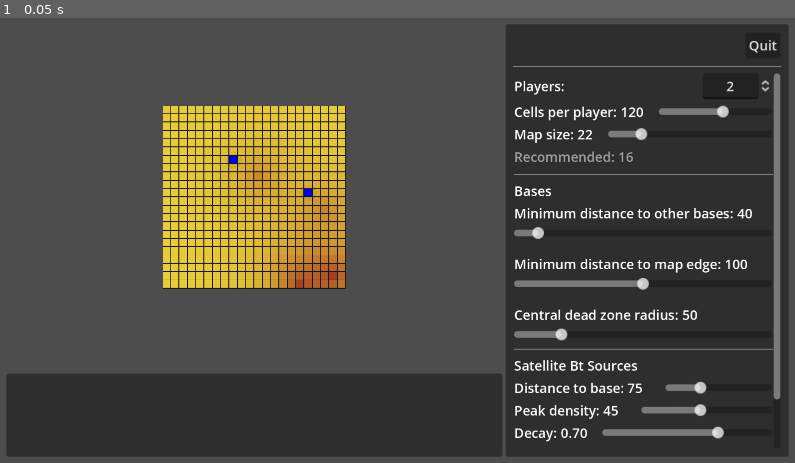
Above: before the commit, frame 1.
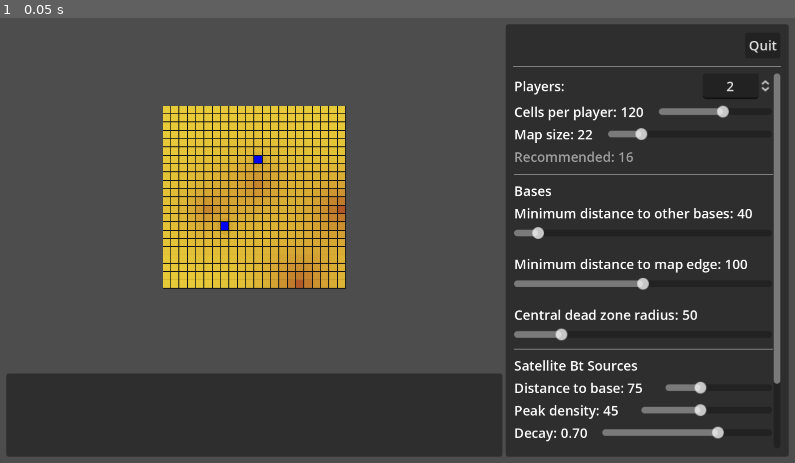
Above: after the commit, the same moment.

Repository: wadcom/kisarra-mapgen
Game: Godot game, scene res://main.tscn
Two runs of this game, one before a commit and one after it. Both use one fixed random seed, a clock stepped at 60 frames per second and the inputs below.
Inputs:
- Up to frame 1 (0.05 s): no input

The runs differ from the first frame. In frame 1, 0.9% of the frame differs, in the area x 23-99%, y 31-86%.

Commit message:
Control extra bt source peak density

Diff:
--- a/betirium_settings.gd
+++ b/betirium_settings.gd
@@ -14,6 +14,9 @@
 func _update_controls():
 	%ExtraSourceDistanceToBasesLabel.text = str(_params.extra_sources.distance_to_any_base)
 	%ExtraSourceDistanceToBasesSlider.value = _params.extra_sources.distance_to_any_base
+
+	%ExtraSourcePeakDensityLabel.text = str(_params.extra_sources.peak_density)
+	%ExtraSourcePeakDensitySlider.value = _params.extra_sources.peak_density
 
 	%ExtraSourcesQuantitySpinBox.value = _params.extra_sources.count
 
@@ -60,3 +63,10 @@
 
 	_update_controls()
 	parameters_changed.emit(_params)
+
+
+func _on_extra_source_peak_density_slider_value_changed(value):
+	_params.extra_sources.peak_density = int(value)
+
+	_update_controls()
+	parameters_changed.emit(_params)
--- a/betirium_settings.tscn
+++ b/betirium_settings.tscn
@@ -127,8 +127,32 @@
 step = 5.0
 value = 20.0
 
+[node name="ExtraSourcePeakDensityControls" type="HBoxContainer" parent="."]
+layout_mode = 2
+
+[node name="Label" type="Label" parent="ExtraSourcePeakDensityControls"]
+layout_mode = 2
+text = "Peak density:"
+
+[node name="ExtraSourcePeakDensityLabel" type="Label" parent="ExtraSourcePeakDensityControls"]
+unique_name_in_owner = true
+custom_minimum_size = Vector2(28, 2.08165e-12)
+layout_mode = 2
+text = "999"
+
+[node name="Control" type="Control" parent="ExtraSourcePeakDensityControls"]
+custom_minimum_size = Vector2(10, 2.08165e-12)
+layout_mode = 2
+
+[node name="ExtraSourcePeakDensitySlider" type="HSlider" parent="ExtraSourcePeakDensityControls"]
+unique_name_in_owner = true
+layout_mode = 2
+size_flags_horizontal = 3
+size_flags_vertical = 4
+
 [connection signal="value_changed" from="SatelliteBtDistanceToBaseControls/SatelliteBtDistanceToBaseSlider" to="." method="_on_satellite_bt_distance_to_base_slider_value_changed"]
 [connection signal="value_changed" from="SatelliteBtPeakDensityControls/SatelliteBtPeakDensitySlider" to="." method="_on_satellite_bt_peak_density_slider_value_changed"]
 [connection signal="value_changed" from="SatelliteBtDecayControls/SatelliteBtDecaySlider" to="." method="_on_satellite_bt_decay_slider_value_changed"]
 [connection signal="value_changed" from="HBoxContainer/ExtraSourcesQuantitySpinBox" to="." method="_on_extra_sources_quantity_spin_box_value_changed"]
 [connection signal="value_changed" from="ExtraSourceDistanceToBasesControls/ExtraSourceDistanceToBasesSlider" to="." method="_on_extra_source_distance_to_bases_slider_value_changed"]
+[connection signal="value_changed" from="ExtraSourcePeakDensityControls/ExtraSourcePeakDensitySlider" to="." method="_on_extra_source_peak_density_slider_value_changed"]
